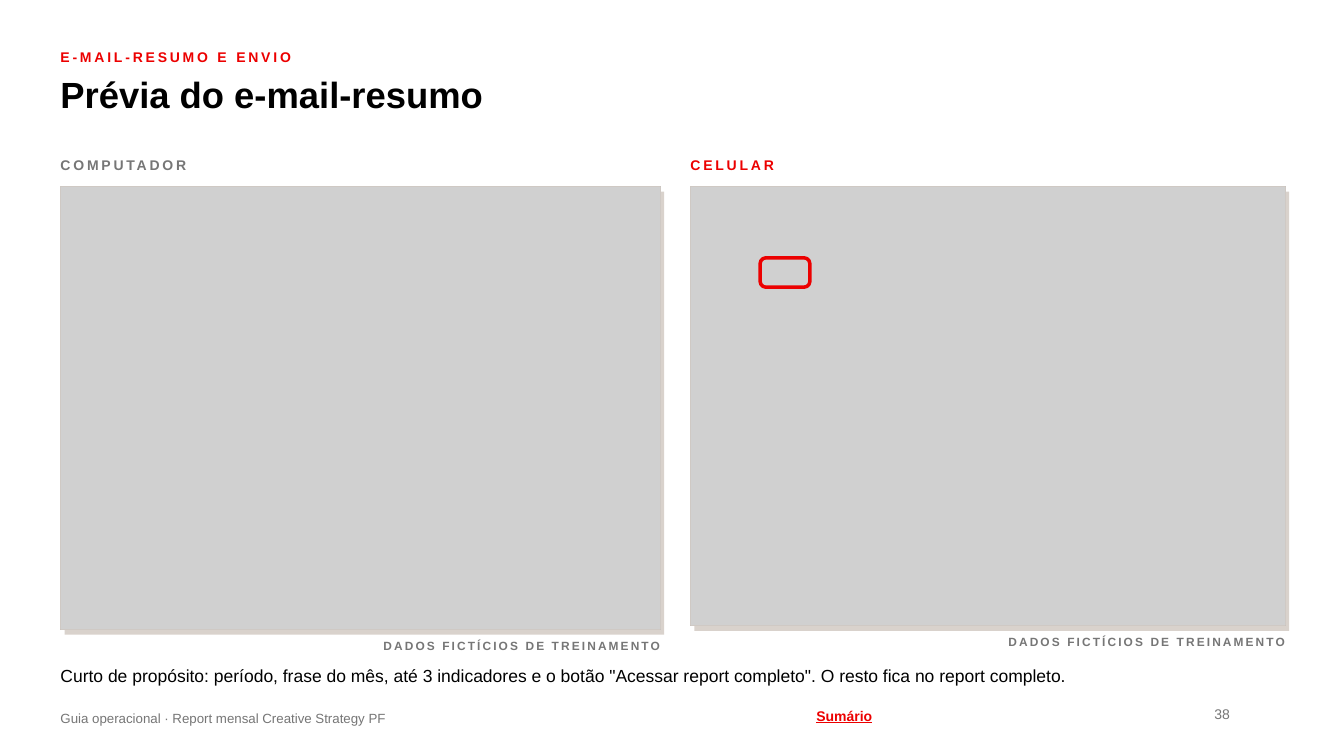
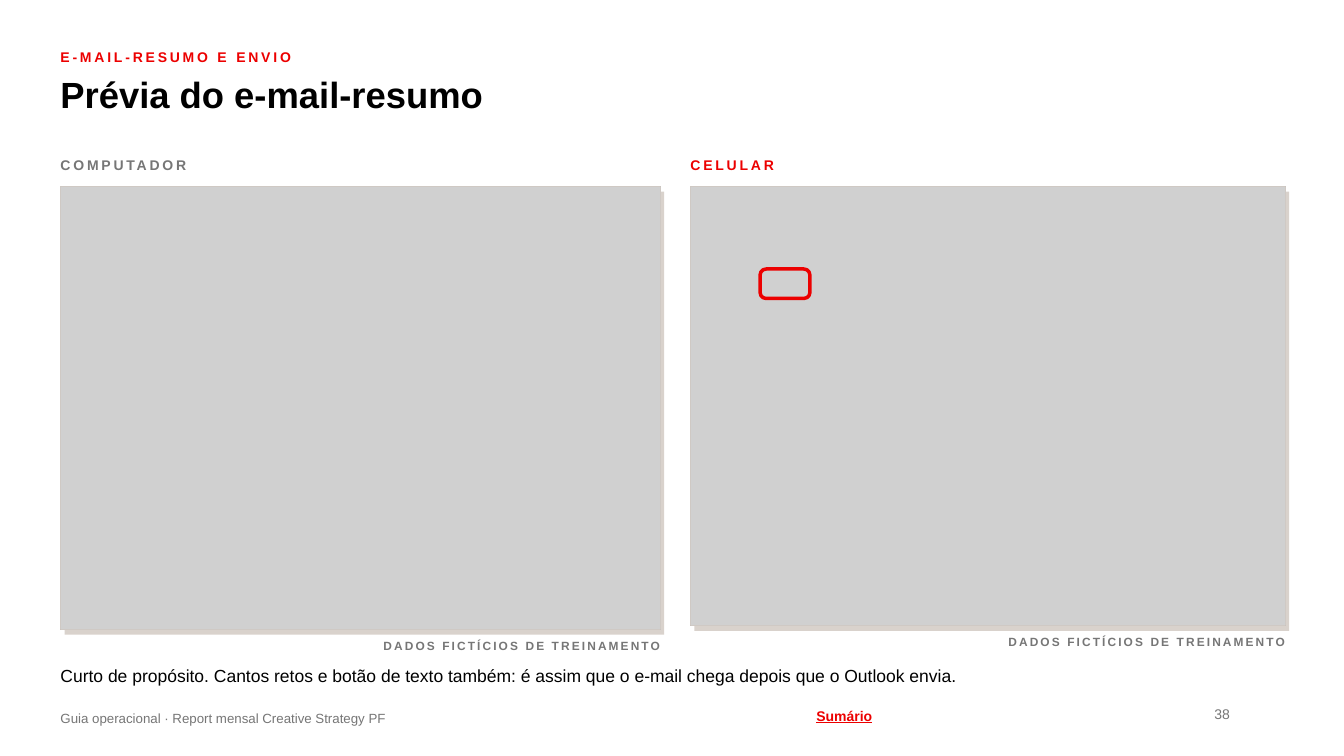
Before and after one commit to fabrizzioriccelli/report_mensal_st, a slide deck: slide 38 of kit/guia-operacional.pptx. Drawn at 1344x756 pixels with LibreOffice and Linux fonts; fonts in the diff are those of the drawing; grey boxes stand for pictures; background and template pictures are left out. Boxes give left, top, right and bottom in pixels: in the first picture for what was removed or moved away, otherwise in the second. Text is boxed around its words. In the diff, an @@ line names an element or a change of style, - is before the commit and + after.

```diff
--- a/kit/guia-operacional.pptx
+++ b/kit/guia-operacional.pptx
@@ rounded rectangle: place and size @@
-rounded rectangle at [760, 258, 810, 287]
+rounded rectangle at [760, 269, 810, 298]
@@ text at [60, 669, 956, 686]: text changed @@
-Curto de propósito: período, frase do mês, até 3 indicadores e o botão "Acessar report completo". O resto fica no report completo.
+Curto de propósito. Cantos retos e botão de texto também: é assim que o e-mail chega depois que o Outlook envia.
```
Also in this commit, not shown: 3 other slides changed, 5 other files.
